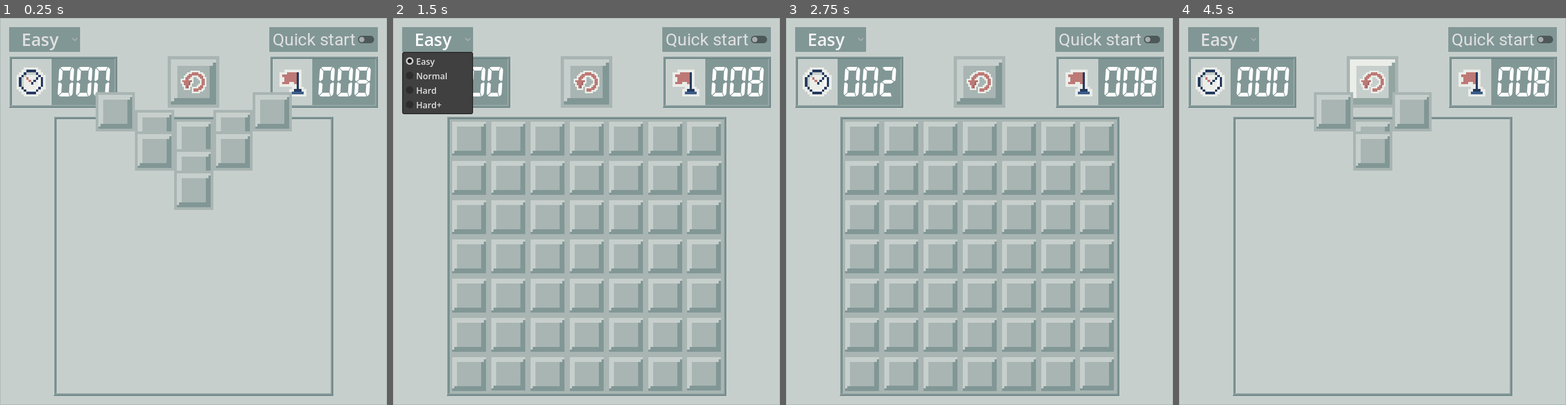
Above: before the commit, frames 1-4 (left to right).
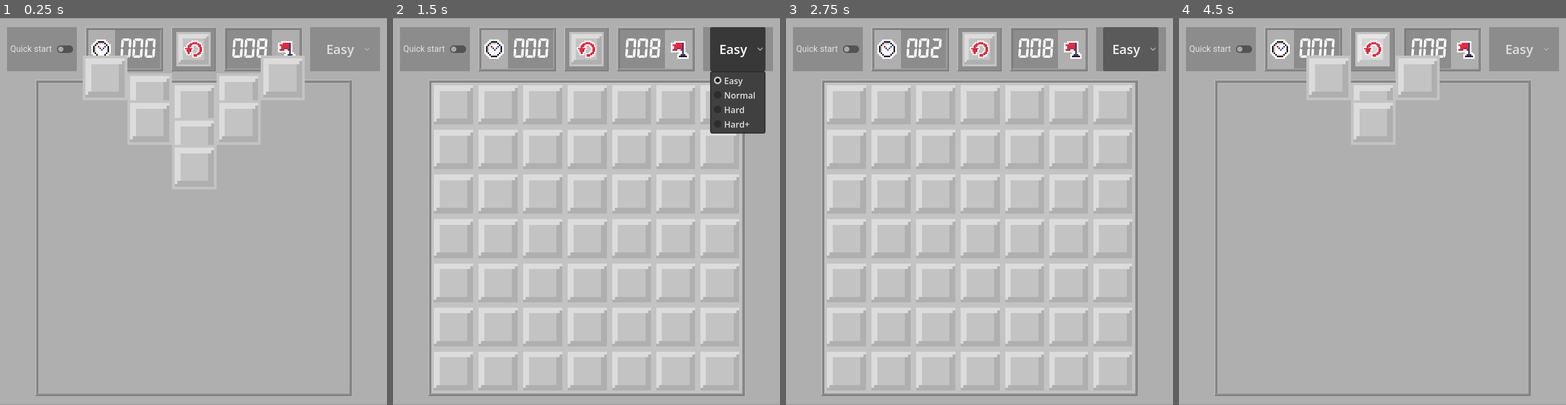
Above: after the commit, the same moments.

Repository: Sintexer/minesweeper
Game: Godot game, scene res://Scenes/Game/Game.tscn
Same seed, same stepped clock (60 frames per second), same inputs: the game is played once before the commit and once after it.
Inputs (mouse positions are in pixels of both pictures, inside the frame that each line leads up to; where the layout moved, square brackets give the same spot in the first picture):
- Up to frame 1 (0.25 s): no input
- Up to frame 2 (1.5 s): click (586, 48) [586, 83] at 0.5 s; click "Easy" at 1.25 s
- Up to frame 3 (2.75 s): click "Easy" at 2 s
- Up to frame 4 (4.5 s): click "Quick start" at 2.75 s; click "Quick start" at 3.5 s; click (1372, 48) [1372, 83] at 4.25 s

The runs differ from the first frame. In frame 1, 89% of the frame differs, in the area x 0-100%, y 0-100%; in frame 2, 76%; in frame 3, 75%; in frame 4, 91%.

Commit message:
feat: finalize art

Diff:
--- a/Scenes/Game/Game.tscn
+++ b/Scenes/Game/Game.tscn
@@ -32,7 +32,16 @@
 [sub_resource type="StyleBoxTexture" id="StyleBoxTexture_ln2h6"]
 texture = SubResource("AtlasTexture_xbxml")
 
-[sub_resource type="StyleBoxEmpty" id="StyleBoxEmpty_y3kpf"]
+[sub_resource type="AtlasTexture" id="AtlasTexture_m1o7v"]
+atlas = ExtResource("1_gwu2e")
+region = Rect2(80, 16, 16, 16)
+
+[sub_resource type="StyleBoxTexture" id="StyleBoxTexture_3586x"]
+texture = SubResource("AtlasTexture_m1o7v")
+texture_margin_left = 1.0
+texture_margin_top = 1.0
+texture_margin_right = 1.0
+texture_margin_bottom = 1.0
 
 [sub_resource type="AtlasTexture" id="AtlasTexture_1q8bt"]
 atlas = ExtResource("1_gwu2e")
@@ -41,6 +50,8 @@
 [sub_resource type="AtlasTexture" id="AtlasTexture_3k6gv"]
 atlas = ExtResource("1_gwu2e")
 region = Rect2(64, 16, 16, 16)
+
+[sub_resource type="StyleBoxEmpty" id="StyleBoxEmpty_m1o7v"]
 
 [sub_resource type="OggPacketSequence" id="OggPacketSequence_7ndyq"]
 packet_data = Array[Array]([[PackedByteArray("AXZvcmJpcwAAAAABRKwAAAAAAAAAdwEAAAAAALgB")], [PackedByteArray("A3ZvcmJpcy …(11605 unchanged characters)…
@@ -85,25 +96,133 @@
 
 [node name="Controls" type="VBoxContainer" parent="PanelContainer/MarginContainer/VBoxContainer" unique_id=726851962]
 layout_mode = 2
+size_flags_vertical = 3
+size_flags_stretch_ratio = 0.1
 theme_override_constants/separation = 8
 
 [node name="HBoxContainer" type="HBoxContainer" parent="PanelContainer/MarginContainer/VBoxContainer/Controls" unique_id=330727777]
 layout_mode = 2
-
-[node name="DifficultyButton" type="OptionButton" parent="PanelContainer/MarginContainer/VBoxContainer/Controls/HBoxContainer" unique_id=709171323]
-unique_name_in_owner = true
-layout_mode = 2
 size_flags_horizontal = 4
-theme_override_font_sizes/font_size = 32
-theme_override_styles/normal = ExtResource("4_m1o7v")
-theme_override_styles/normal_mirrored = ExtResource("4_m1o7v")
-theme_override_styles/pressed = ExtResource("4_m1o7v")
-theme_override_styles/pressed_mirrored = ExtResource("4_m1o7v")
-theme_override_styles/hover = ExtResource("4_m1o7v")
-theme_override_styles/hover_mirrored = ExtResource("4_m1o7v")
-theme_override_styles/disabled = ExtResource("4_m1o7v")
-theme_override_styles/disabled_mirrored = ExtResource("4_m1o7v")
-theme_override_styles/focus = ExtResource("4_m1o7v")
+theme_override_constants/separation = 16
+
+[node name="Panel" type="PanelContainer" parent="PanelContainer/MarginContainer/VBoxContainer/Controls/HBoxContainer" unique_id=1413313503]
+custom_minimum_size = Vector2(130, 0)
+layout_mode = 2
+theme_override_styles/panel = ExtResource("4_m1o7v")
+
+[node name="QuickStartToggle" type="CheckButton" parent="PanelContainer/MarginContainer/VBoxContainer/Controls/HBoxContainer/Panel" unique_id=1146106180]
+unique_name_in_owner = true
+layout_mode = 2
+theme_override_fonts/font = ExtResource("6_3k6gv")
+theme_override_font_sizes/font_size = 16
+text = "Quick start"
+
+[node name="TimeStats" type="PanelContainer" parent="PanelContainer/MarginContainer/VBoxContainer/Controls/HBoxContainer" unique_id=2032775452]
+layout_mode = 2
+size_flags_horizontal = 0
+theme_override_styles/panel = ExtResource("3_gvja8")
+
+[node name="HBoxContainer" type="HBoxContainer" parent="PanelContainer/MarginContainer/VBoxContainer/Controls/HBoxContainer/TimeStats" unique_id=796877190]
+layout_mode = 2
+theme_override_constants/separation = 2
+
+[node name="TextureRect" type="TextureRect" parent="PanelContainer/MarginContainer/VBoxContainer/Controls/HBoxContainer/TimeStats/HBoxContainer" unique_id=748930411]
+custom_minimum_size = Vector2(48, 48)
+layout_mode = 2
+texture = SubResource("AtlasTexture_y3kpf")
+stretch_mode = 5
+
+[node name="PanelContainer" type="PanelContainer" parent="PanelContainer/MarginContainer/VBoxContainer/Controls/HBoxContainer/TimeStats/HBoxContainer" unique_id=2049040469]
+layout_mode = 2
+theme_override_styles/panel = SubResource("StyleBoxTexture_ln2h6")
+
+[node name="MarginContainer" type="MarginContainer" parent="PanelContainer/MarginContainer/VBoxContainer/Controls/HBoxContainer/TimeStats/HBoxContainer/PanelContainer" unique_id=284372029]
+layout_mode = 2
+theme_override_constants/margin_left = 8
+theme_override_constants/margin_right = 8
+
+[node name="TimerLabel" type="Label" parent="PanelContainer/MarginContainer/VBoxContainer/Controls/HBoxContainer/TimeStats/HBoxContainer/PanelContainer/MarginContainer" unique_id=2035010686]
+unique_name_in_owner = true
+layout_mode = 2
+theme_override_constants/line_spacing = 0
+theme_override_constants/shadow_offset_x = 0
+theme_override_constants/shadow_offset_y = 0
+theme_override_constants/shadow_outline_size = 0
+theme_override_fonts/font = ExtResource("2_ln2h6")
+theme_override_font_sizes/font_size = 48
+text = "000"
+horizontal_alignment = 2
+
+[node name="RestartPanel" type="PanelContainer" parent="PanelContainer/MarginContainer/VBoxContainer/Controls/HBoxContainer" unique_id=1120858159]
+layout_mode = 2
+theme_override_styles/panel = SubResource("StyleBoxTexture_3586x")
+
+[node name="MarginContainer" type="MarginContainer" parent="PanelContainer/MarginContainer/VBoxContainer/Controls/HBoxContainer/RestartPanel" unique_id=364656535]
+layout_mode = 2
+theme_override_constants/margin_left = 8
+theme_override_constants/margin_top = 8
+theme_override_constants/margin_right = 8
+theme_override_constants/margin_bottom = 8
+
+[node name="RestartButton" parent="PanelContainer/MarginContainer/VBoxContainer/Controls/HBoxContainer/RestartPanel/MarginContainer" unique_id=1433960630 instance=ExtResource("3_ln2h6")]
+custom_minimum_size = Vector2(64, 64)
+layout_mode = 2
+stretch_mode = 5
+
+[node name="TextureRect" type="TextureRect" parent="PanelContainer/MarginContainer/VBoxContainer/Controls/HBoxContainer/RestartPanel/MarginContainer" unique_id=589182216]
+custom_minimum_size = Vector2(36, 36)
+layout_mode = 2
+size_flags_horizontal = 4
+size_flags_vertical = 4
+mouse_filter = 2
+texture = SubResource("AtlasTexture_1q8bt")
+
+[node name="FlagsStats" type="PanelContainer" parent="PanelContainer/MarginContainer/VBoxContainer/Controls/HBoxContainer" unique_id=654142394]
+layout_mode = 2
+size_flags_horizontal = 8
+theme_override_styles/panel = ExtResource("3_gvja8")
+
+[node name="HBoxContainer" type="HBoxContainer" parent="PanelContainer/MarginContainer/VBoxContainer/Controls/HBoxContainer/FlagsStats" unique_id=530507097]
+layout_mode = 2
+theme_override_constants/separation = 2
+
+[node name="PanelContainer" type="PanelContainer" parent="PanelContainer/MarginContainer/VBoxContainer/Controls/HBoxContainer/FlagsStats/HBoxContainer" unique_id=342727715]
+layout_mode = 2
+theme_override_styles/panel = SubResource("StyleBoxTexture_ln2h6")
+
+[node name="MarginContainer" type="MarginContainer" parent="PanelContainer/MarginContainer/VBoxContainer/Controls/HBoxContainer/FlagsStats/HBoxContainer/PanelContainer" unique_id=1260033570]
+layout_mode = 2
+theme_override_constants/margin_left = 8
+theme_override_constants/margin_right = 8
+
+[node name="FlagsLabel" type="Label" parent="PanelContainer/MarginContainer/VBoxContainer/Controls/HBoxContainer/FlagsStats/HBoxContainer/PanelContainer/MarginContainer" unique_id=331609117]
+unique_name_in_owner = true
+layout_mode = 2
+theme_override_constants/line_spacing = 0
+theme_override_constants/shadow_offset_x = 0
+theme_override_constants/shadow_offset_y = 0
+theme_override_constants/shadow_outline_size = 0
+theme_override_fonts/font = ExtResource("2_ln2h6")
+theme_override_font_sizes/font_size = 48
+text = "000"
+
+[node name="TextureRect" type="TextureRect" parent="PanelContainer/MarginContainer/VBoxContainer/Controls/HBoxContainer/FlagsStats/HBoxContainer" unique_id=411250503]
+custom_minimum_size = Vector2(48, 48)
+layout_mode = 2
+texture = SubResource("AtlasTexture_3k6gv")
+stretch_mode = 5
+
+[node name="Panel2" type="PanelContainer" parent="PanelContainer/MarginContainer/VBoxContainer/Controls/HBoxContainer" unique_id=632171553]
+custom_minimum_size = Vector2(130, 0)
+layout_mode = 2
+theme_override_styles/panel = ExtResource("4_m1o7v")
+
+[node name="DifficultyButton" type="OptionButton" parent="PanelContainer/MarginContainer/VBoxContainer/Controls/HBoxContainer/Panel2" unique_id=709171323]
+unique_name_in_owner = true
+layout_mode = 2
+size_flags_horizontal = 4
+theme_override_font_sizes/font_size = 24
+theme_override_styles/normal = SubResource("StyleBoxEmpty_m1o7v")
 alignment = 1
 selected = 0
 item_count = 4
@@ -116,121 +235,12 @@
 popup/item_3/text = "Hard+"
 popup/item_3/id = 3
 
-[node name="Spacer" type="Control" parent="PanelContainer/MarginContainer/VBoxContainer/Controls/HBoxContainer" unique_id=49136601]
-layout_mode = 2
-size_flags_horizontal = 3
-
-[node name="Panel" type="PanelContainer" parent="PanelContainer/MarginContainer/VBoxContainer/Controls/HBoxContainer" unique_id=1413313503]
-layout_mode = 2
-theme_override_styles/panel = ExtResource("4_m1o7v")
-
-[node name="QuickStartToggle" type="CheckButton" parent="PanelContainer/MarginContainer/VBoxContainer/Controls/HBoxContainer/Panel" unique_id=1146106180]
-unique_name_in_owner = true
-layout_mode = 2
-theme_override_fonts/font = ExtResource("6_3k6gv")
-theme_override_font_sizes/font_size = 32
-text = "Quick start"
-
-[node name="Stats" type="HBoxContainer" parent="PanelContainer/MarginContainer/VBoxContainer/Controls" unique_id=1107332904]
-layout_mode = 2
-size_flags_stretch_ratio = 0.15
-theme_override_constants/separation = 32
-
-[node name="TimeStats" type="PanelContainer" parent="PanelContainer/MarginContainer/VBoxContainer/Controls/Stats" unique_id=2032775452]
-layout_mode = 2
-size_flags_horizontal = 2
-theme_override_styles/panel = ExtResource("3_gvja8")
-
-[node name="HBoxContainer" type="HBoxContainer" parent="PanelContainer/MarginContainer/VBoxContainer/Controls/Stats/TimeStats" unique_id=796877190]
-layout_mode = 2
-theme_override_constants/separation = 2
-
-[node name="TextureRect" type="TextureRect" parent="PanelContainer/MarginContainer/VBoxContainer/Controls/Stats/TimeStats/HBoxContainer" unique_id=748930411]
-custom_minimum_size = Vector2(72, 72)
-layout_mode = 2
-texture = SubResource("AtlasTexture_y3kpf")
-stretch_mode = 5
-
-[node name="PanelContainer" type="PanelContainer" parent="PanelContainer/MarginContainer/VBoxContainer/Controls/Stats/TimeStats/HBoxContainer" unique_id=2049040469]
-layout_mode = 2
-theme_override_styles/panel = SubResource("StyleBoxTexture_ln2h6")
-
-[node name="MarginContainer" type="MarginContainer" parent="PanelContainer/MarginContainer/VBoxContainer/Controls/Stats/TimeStats/HBoxContainer/PanelContainer" unique_id=284372029]
-layout_mode = 2
-theme_override_constants/margin_left = 8
-theme_override_constants/margin_top = 8
-theme_override_constants/margin_right = 8
-
-[node name="TimerLabel" type="Label" parent="PanelContainer/MarginContainer/VBoxContainer/Controls/Stats/TimeStats/HBoxContainer/PanelContainer/MarginContainer" unique_id=2035010686]
-unique_name_in_owner = true
-layout_mode = 2
-theme_override_constants/line_spacing = 0
-theme_override_constants/shadow_offset_x = 0
-theme_override_constants/shadow_offset_y = 0
-theme_override_constants/shadow_outline_size = 0
-theme_override_fonts/font = ExtResource("2_ln2h6")
-theme_override_font_sizes/font_size = 72
-text = "000"
-
-[node name="RestartPanel" type="PanelContainer" parent="PanelContainer/MarginContainer/VBoxContainer/Controls/Stats" unique_id=1120858159]
-layout_mode = 2
-theme_override_styles/panel = SubResource("StyleBoxEmpty_y3kpf")
-
-[node name="RestartButton" parent="PanelContainer/MarginContainer/VBoxContainer/Controls/Stats/RestartPanel" unique_id=1433960630 instance=ExtResource("3_ln2h6")]
-custom_minimum_size = Vector2(96, 96)
-layout_mode = 2
-stretch_mode = 5
-
-[node name="TextureRect" type="TextureRect" parent="PanelContainer/MarginContainer/VBoxContainer/Controls/Stats/RestartPanel" unique_id=589182216]
-custom_minimum_size = Vector2(48, 48)
-layout_mode = 2
-size_flags_horizontal = 4
-size_flags_vertical = 4
-mouse_filter = 2
-texture = SubResource("AtlasTexture_1q8bt")
-
-[node name="FlagsStats" type="PanelContainer" parent="PanelContainer/MarginContainer/VBoxContainer/Controls/Stats" unique_id=654142394]
-layout_mode = 2
-size_flags_horizontal = 10
-theme_override_styles/panel = ExtResource("3_gvja8")
-
-[node name="HBoxContainer" type="HBoxContainer" parent="PanelContainer/MarginContainer/VBoxContainer/Controls/Stats/FlagsStats" unique_id=530507097]
-layout_mode = 2
-theme_override_constants/separation = 2
-
-[node name="TextureRect" type="TextureRect" parent="PanelContainer/MarginContainer/VBoxContainer/Controls/Stats/FlagsStats/HBoxContainer" unique_id=411250503]
-custom_minimum_size = Vector2(72, 72)
-layout_mode = 2
-texture = SubResource("AtlasTexture_3k6gv")
-stretch_mode = 5
-
-[node name="PanelContainer" type="PanelContainer" parent="PanelContainer/MarginContainer/VBoxContainer/Controls/Stats/FlagsStats/HBoxContainer" unique_id=342727715]
-layout_mode = 2
-theme_override_styles/panel = SubResource("StyleBoxTexture_ln2h6")
-
-[node name="MarginContainer" type="MarginContainer" parent="PanelContainer/MarginContainer/VBoxContainer/Controls/Stats/FlagsStats/HBoxContainer/PanelContainer" unique_id=1260033570]
-layout_mode = 2
-theme_override_constants/margin_left = 8
-theme_override_constants/margin_top = 8
-theme_override_constants/margin_right = 8
-
-[node name="FlagsLabel" type="Label" parent="PanelContainer/MarginContainer/VBoxContainer/Controls/Stats/FlagsStats/HBoxContainer/PanelContainer/MarginContainer" unique_id=331609117]
-unique_name_in_owner = true
-layout_mode = 2
-theme_override_constants/line_spacing = 0
-theme_override_constants/shadow_offset_x = 0
-theme_override_constants/shadow_offset_y = 0
-theme_override_constants/shadow_outline_size = 0
-theme_override_fonts/font = ExtResource("2_ln2h6")
-theme_override_font_sizes/font_size = 72
-text = "000"
-
 [node name="Minefield" parent="PanelContainer/MarginContainer/VBoxContainer" unique_id=1105631894 instance=ExtResource("2_xbxml")]
 unique_name_in_owner = true
 layout_mode = 2
 size_flags_horizontal = 1
 size_flags_vertical = 3
-size_flags_stretch_ratio = 0.85
+size_flags_stretch_ratio = 0.9
 
 [node name="GameOver" type="PanelContainer" parent="PanelContainer" unique_id=1586719214]
 unique_name_in_owner = true
@@ -263,6 +273,6 @@
 [node name="GameTimer" type="Timer" parent="." unique_id=1843067873]
 unique_name_in_owner = true
 
-[connection signal="item_selected" from="PanelContainer/MarginContainer/VBoxContainer/Controls/HBoxContainer/DifficultyButton" to="." method="_on_difficulty_button_item_selected"]
 [connection signal="toggled" from="PanelContainer/MarginContainer/VBoxContainer/Controls/HBoxContainer/Panel/QuickStartToggle" to="." method="_on_check_button_toggled"]
-[connection signal="pressed" from="PanelContainer/MarginContainer/VBoxContainer/Controls/Stats/RestartPanel/RestartButton" to="." method="_on_restart_button_pressed"]
+[connection signal="pressed" from="PanelContainer/MarginContainer/VBoxContainer/Controls/HBoxContainer/RestartPanel/MarginContainer/RestartButton" to="." method="_on_restart_button_pressed"]
+[connection signal="item_selected" from="PanelContainer/MarginContainer/VBoxContainer/Controls/HBoxContainer/Panel2/DifficultyButton" to="." method="_on_difficulty_button_item_selected"]
--- a/Scenes/GameBoard/GameBoard.gd
+++ b/Scenes/GameBoard/GameBoard.gd
@@ -24,7 +24,7 @@
 	generate_cells()
 	set_up_cel_numbers_and_mines()
 	hidden_tiles = rows * cols - mines_number
-	print_grid()
+	#print_grid()
 
 func generate_cells() -> void:
 	cells.clear()
--- a/project.godot
+++ b/project.godot
@@ -24,7 +24,7 @@
 
 window/size/viewport_width=720
 window/size/viewport_height=720
-window/stretch/mode="viewport"
+window/stretch/mode="canvas_items"
 
 [editor]
 
Binary file changed: assets/art/spritesheet.aseprite
Binary file changed: assets/art/spritesheet.png
